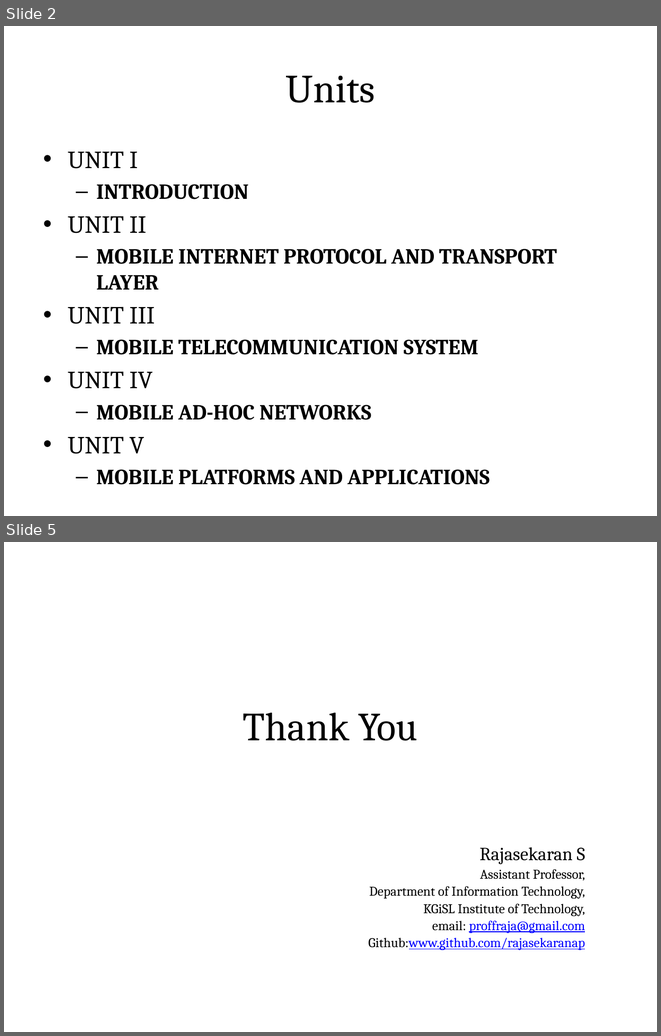
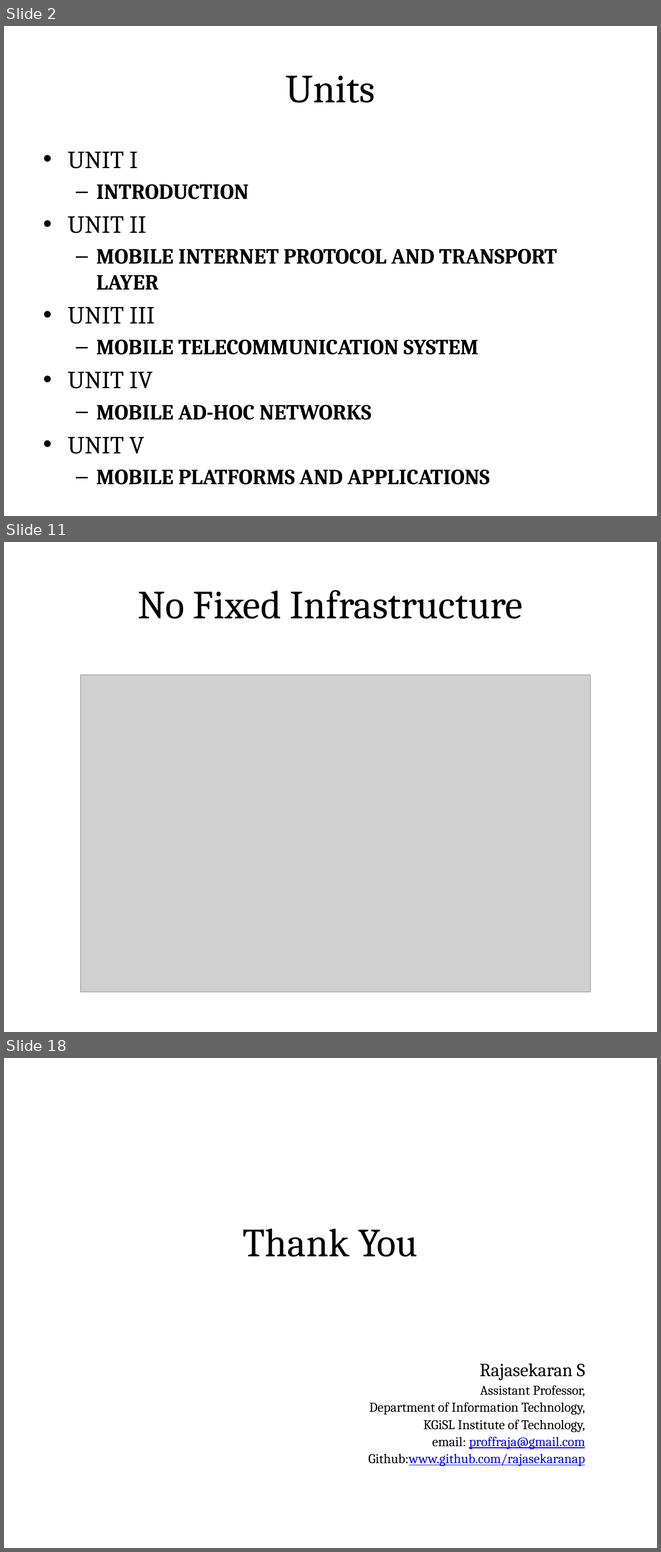
Before and after one commit to rajasekaran36/IT6601-Mobile-Computing, a slide deck: Slides/IT6601-U1.pptx. Shown one above the other, each under a label of ours: slides 2 and 5 before the commit, slides 2, 11 and 18 after it; the slides between them are not shown. The pictures are 661x1036 and 661x1552 pixels, drawn with LibreOffice and Linux fonts; fonts in the diff are those of the drawing; grey boxes stand for pictures. Boxes give left, top, right and bottom in pixels: in the first picture for what was removed or moved away, otherwise in the second. Text is boxed around its words. In the diff, an @@ line names an element or a change of style, - is before the commit and + after.

```diff
--- a/Slides/IT6601-U1.pptx
+++ b/Slides/IT6601-U1.pptx
@@ slide 11 added at <box>4,542,657,1032</box>, background #FFFFFF @@
@@ title added at <box>37,562,624,643</box>, fill gradient #DAFDA7 to #E4FCC2 to #F5FFE7, outline #98B955 0.75 pt, 44 pt, text #000000 @@
+No Fixed Infrastructure
@@ picture added at <box>80,674,590,992</box> @@
@@ what was slide 5 is now slide 18 @@
```
Also in this commit, not shown: 1 slide changed, 13 other slides added, 1 slide removed.
